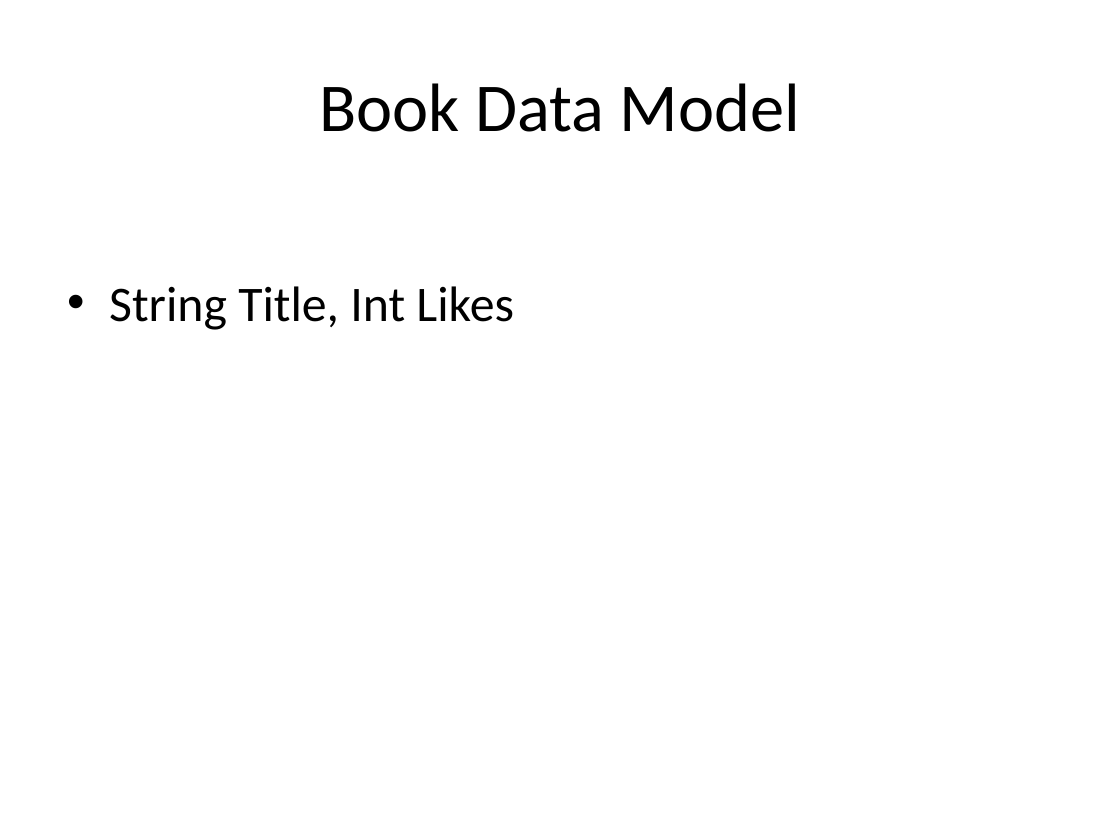
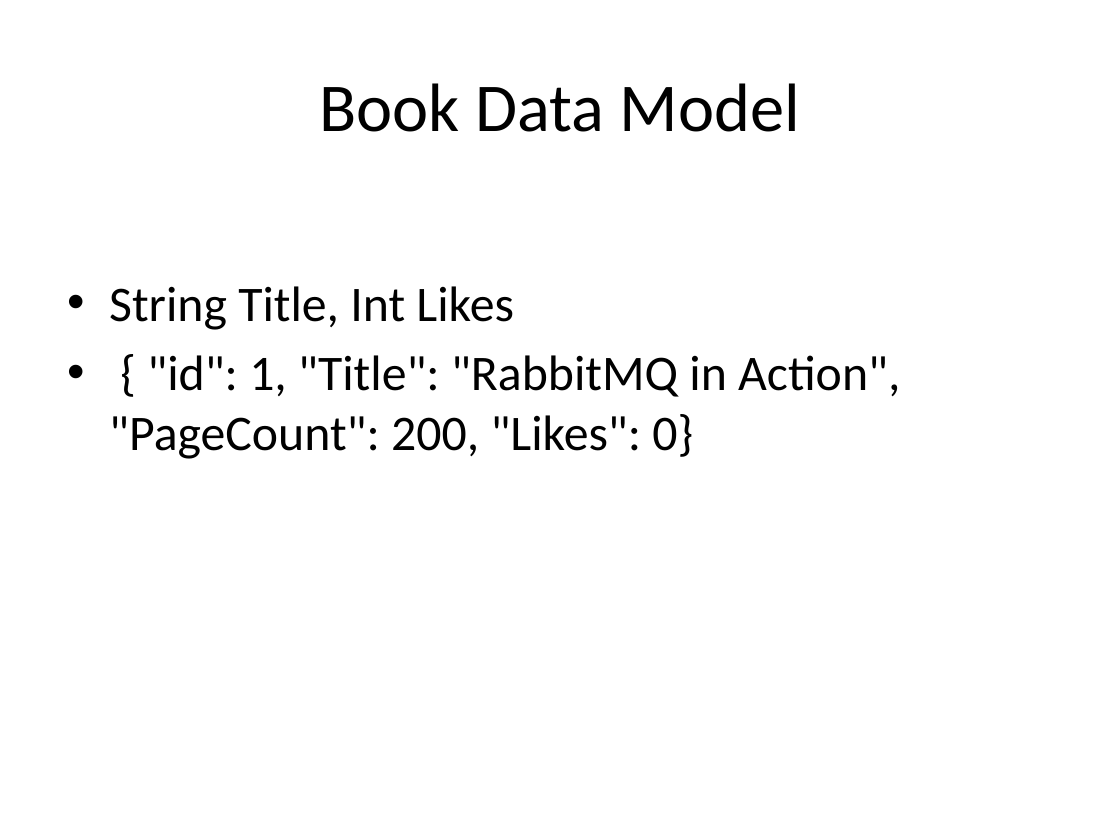
Before and after one commit to jkoynok/TechFest.BackBone, a slide deck: slide 9 of TechFest.Backbone/tf.backbone.pptx. Drawn at 1120x840 pixels with LibreOffice and Linux fonts; fonts in the diff are those of the drawing. Boxes give left, top, right and bottom in pixels: in the first picture for what was removed or moved away, otherwise in the second. Text is boxed around its words. In the diff, an @@ line names an element or a change of style, - is before the commit and + after.

```diff
--- a/TechFest.Backbone/tf.backbone.pptx
+++ b/TechFest.Backbone/tf.backbone.pptx
@@ text at box(109, 355, 900, 459): paragraph added @@
+• { "id": 1, "Title": "RabbitMQ in Action", "PageCount": 200, "Likes": 0}
```
Also in this commit, not shown: 2 other slides changed, 1 slide removed.
